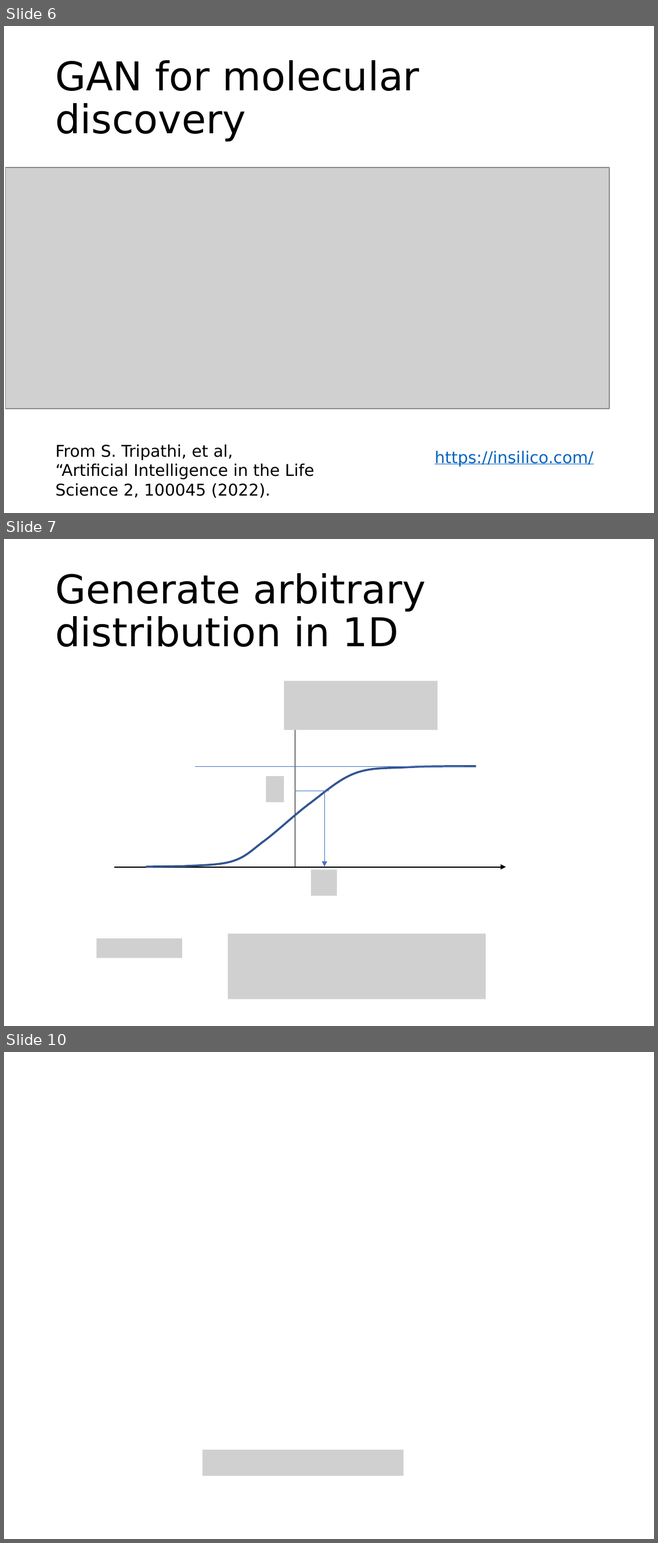
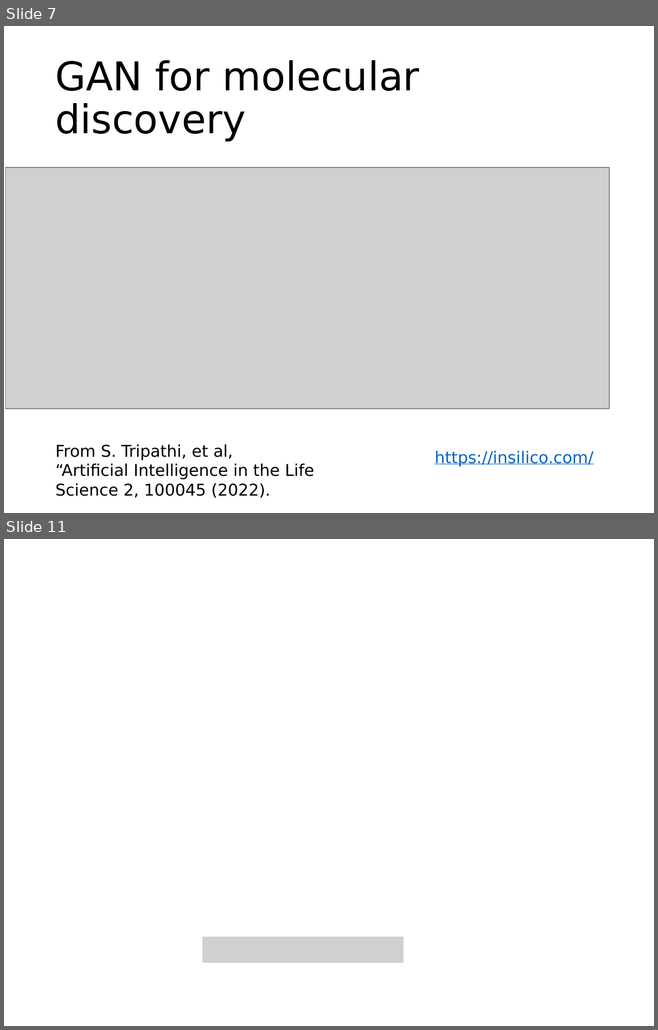
Before and after one commit to phywjs/phywjs.github.io, a slide deck: AIS5103/ML-slide-10.pptx. Shown one above the other, each under a label of ours: slides 6, 7 and 10 before the commit, slides 7 and 11 after it; the slides between them are not shown. The pictures are 658x1543 and 658x1030 pixels, drawn with LibreOffice and Linux fonts; fonts in the diff are those of the drawing; grey boxes stand for pictures. Boxes give left, top, right and bottom in pixels: in the first picture for what was removed or moved away, otherwise in the second. Text is boxed around its words. In the diff, an @@ line names an element or a change of style, - is before the commit and + after.

```diff
--- a/AIS5103/ML-slide-10.pptx
+++ b/AIS5103/ML-slide-10.pptx
@@ slide 7 removed at (x1=4, y1=539, x2=654, y2=1026), background #FFFFFF @@
@@ title removed at (x1=55, y1=573, x2=426, y2=647) @@
-Generate arbitrary distribution in 1D
@@ picture removed at (x1=284, y1=681, x2=437, y2=730) @@
@@ arrow removed from (295, 867) to (295, 712) @@
@@ freeform shape removed at (x1=146, y1=766, x2=476, y2=867) @@
@@ line removed from (465, 766) to (195, 766) @@
@@ picture removed at (x1=266, y1=776, x2=284, y2=802) @@
@@ line removed from (295, 791) to (329, 791) @@
@@ arrow removed from (324, 791) to (324, 867) @@
@@ arrow removed from (114, 867) to (506, 867) @@
@@ picture removed at (x1=311, y1=870, x2=336, y2=896) @@
@@ picture removed at (x1=96, y1=939, x2=182, y2=958) @@
@@ picture removed at (x1=227, y1=934, x2=485, y2=1000) @@
@@ what was slide 6 is now slide 7 @@
@@ what was slide 10 is now slide 11 @@
```
Also in this commit, not shown: 7 slides changed, 3 slides added, 3 other files.
